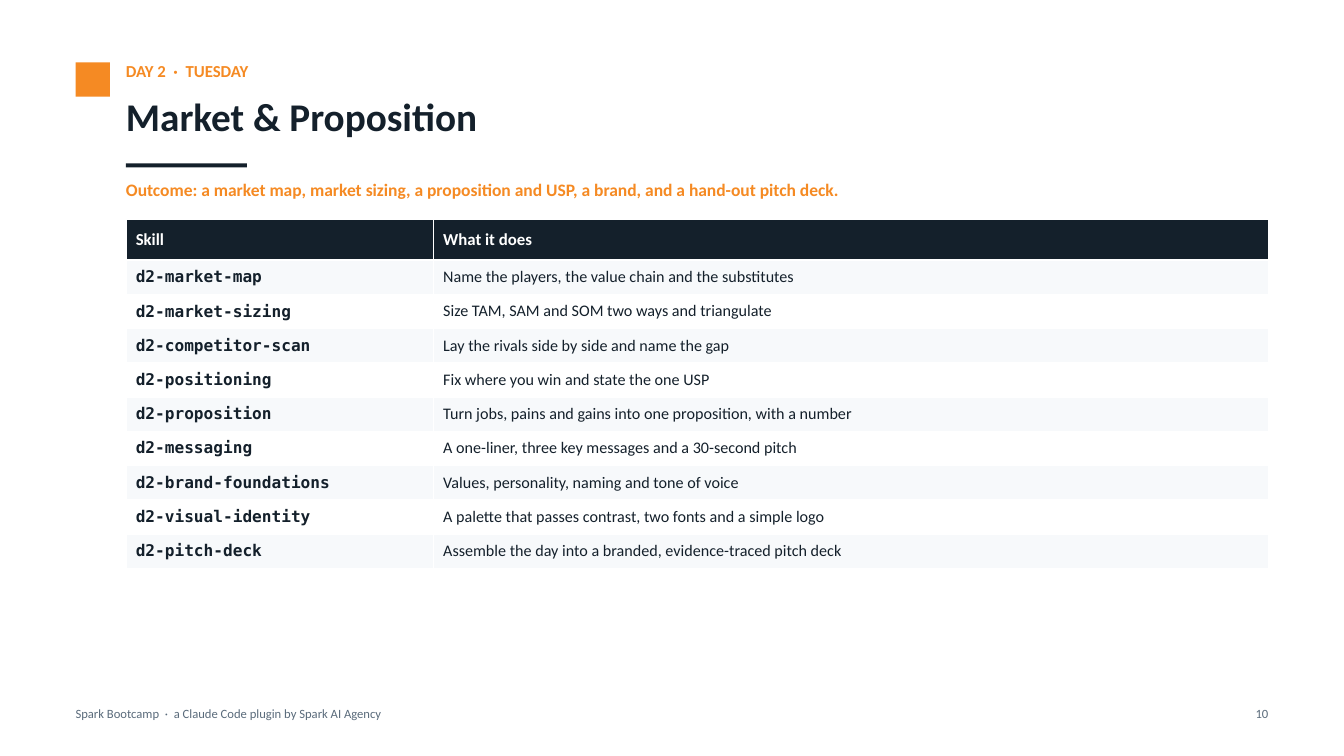
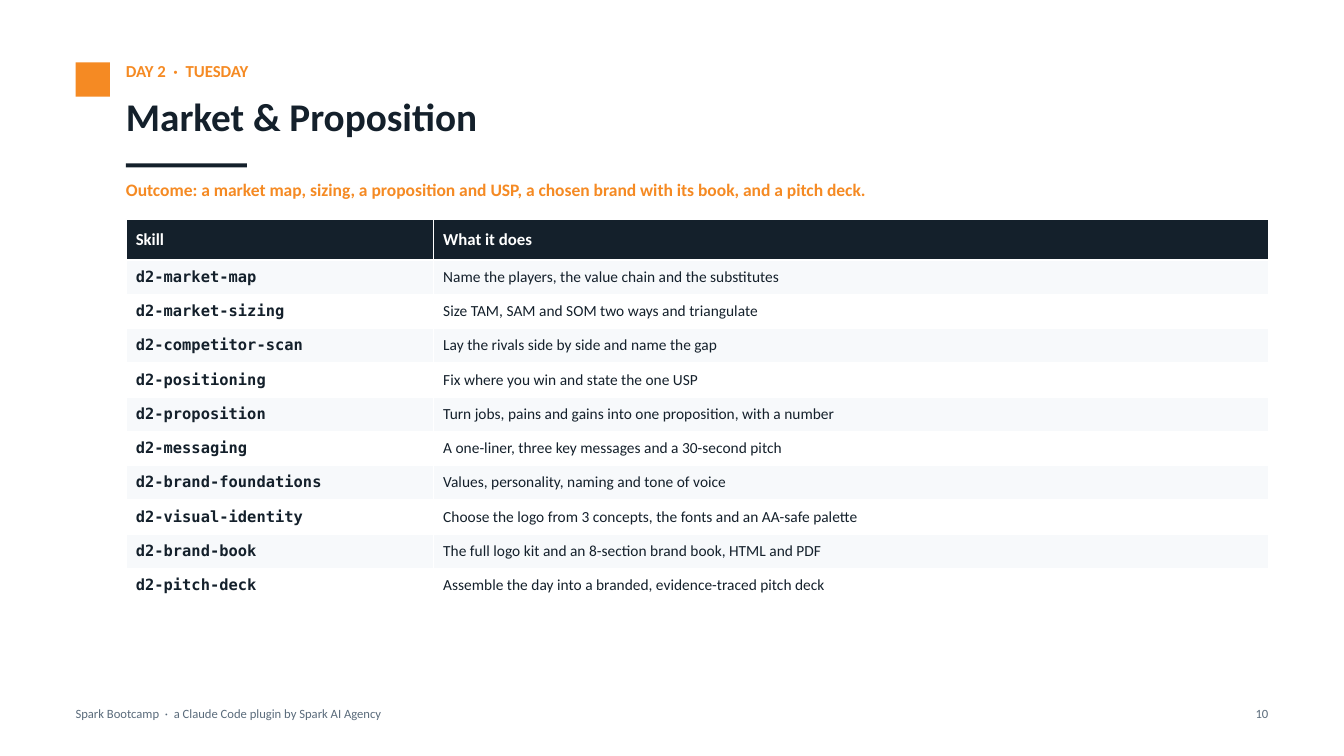
Before and after one commit to SebSparkCuriosity/5daybootcamp, a slide deck: slide 10 of docs/spark-bootcamp-overview.pptx. Drawn at 1344x756 pixels with LibreOffice and Linux fonts; fonts in the diff are those of the drawing. Boxes give left, top, right and bottom in pixels: in the first picture for what was removed or moved away, otherwise in the second. Text is boxed around its words. In the diff, an @@ line names an element or a change of style, - is before the commit and + after.

```diff
--- a/docs/spark-bootcamp-overview.pptx
+++ b/docs/spark-bootcamp-overview.pptx
@@ text at [126,183,866,199]: text changed @@
-Outcome: a market map, market sizing, a proposition and USP, a brand, and a hand-out pitch deck.
+Outcome: a market map, sizing, a proposition and USP, a chosen brand with its book, and a pitch deck.
@@ table at [126,220,1268,603] @@
-row 9: d2-visual-identity | A palette that passes contrast, two fonts and a simple logo
+row 9: d2-visual-identity | Choose the logo from 3 concepts, the fonts and an AA-safe palette
+row 10: d2-brand-book | The full logo kit and an 8-section brand book, HTML and PDF
```
Also in this commit, not shown: 3 other slides changed, 15 other files.
